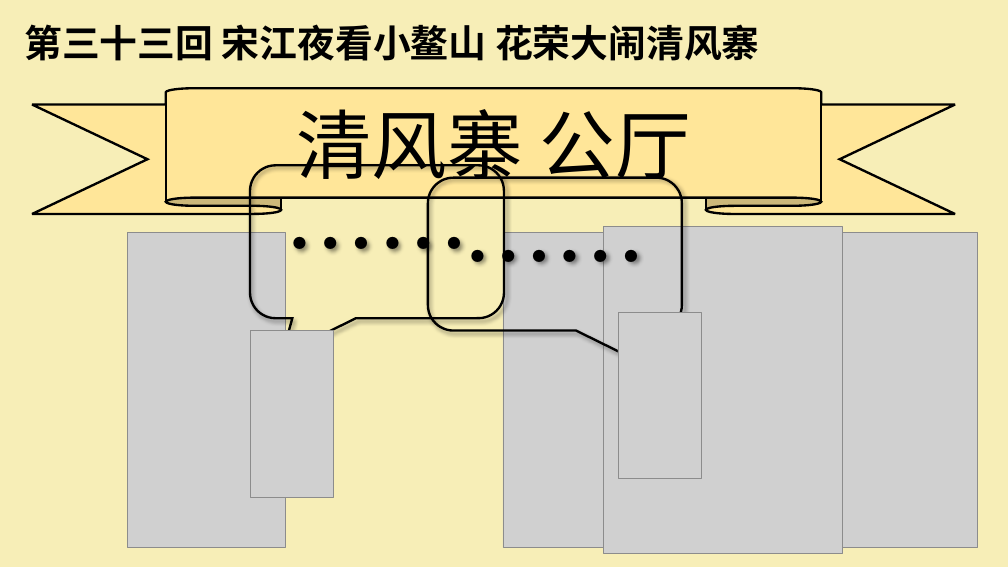
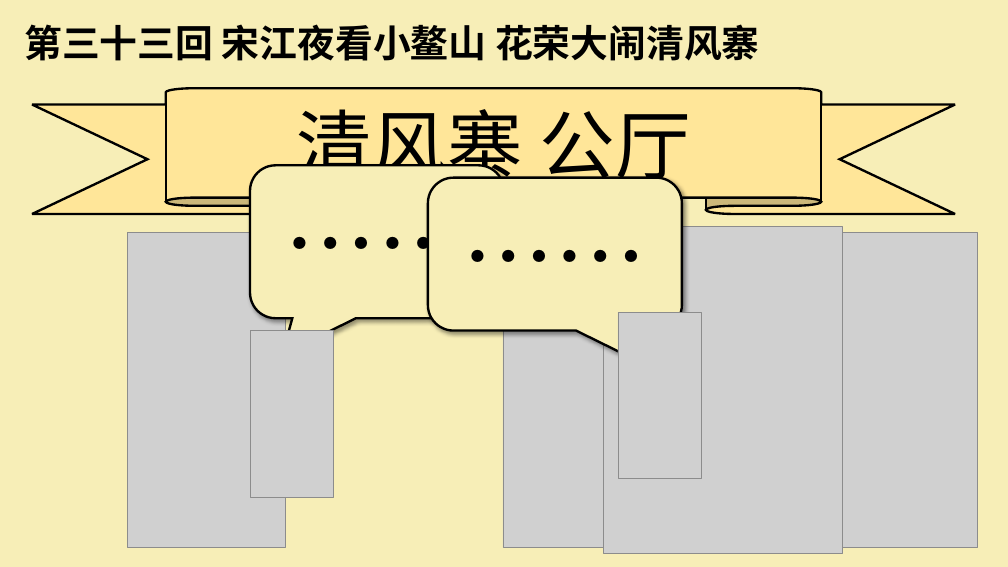
Before and after one commit to Robinlsx/Robinlsx.github.io, a slide deck: slide 34 of 7/files/水浒传 第三十至四十回 李思学.pptx (slide 35 before the commit). Drawn at 1008x567 pixels with LibreOffice and Linux fonts; fonts in the diff are those of the drawing; grey boxes stand for pictures. Boxes give left, top, right and bottom in pixels: in the first picture for what was removed or moved away, otherwise in the second. Text is boxed around its words. In the diff, an @@ line names an element or a change of style, - is before the commit and + after.

```diff
--- a/7/files/水浒传 第三十至四十回 李思学.pptx
+++ b/7/files/水浒传 第三十至四十回 李思学.pptx
@@ rounded speech box "……" at <box>250,166,504,318</box>: fill none to #F7EEB7 @@
@@ rounded speech box "……" at <box>428,178,682,330</box>: fill none to #F7EEB7 @@
```
Also in this commit, not shown: 28 other slides changed, 2 slides removed.
